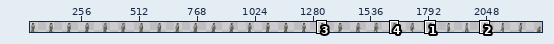
Two versions of one pixel-art file, support/player-table-80-80.aseprite. Above: a wide view before the commit, with the close-up outlined.
Close-up. Old version:
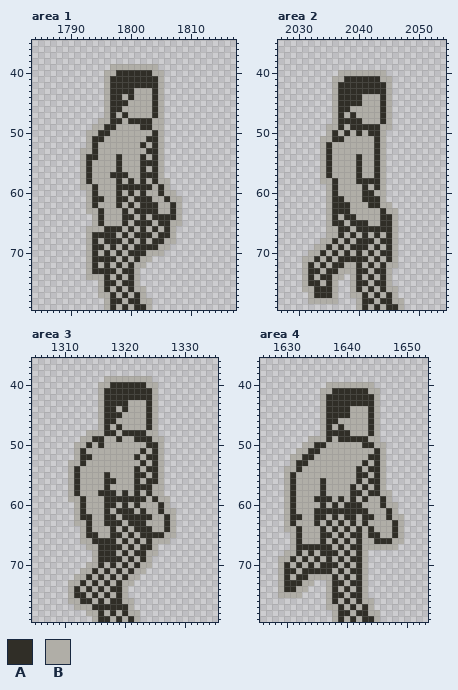
2320x80 pixels, 1 frame. Shown: area 1: x 1784..1817, y 35..79; area 2: x 2027..2054, y 35..79; area 3: x 1305..1335, y 36..79; area 4: x 1626..1653, y 36..79. The wide view leaves out empty margins. The commit also changed other parts of the picture, which this record leaves out.
Palette (. is transparent): A #302e27  B #b0aea7
Pixels before, area 1, first column x 1792:
39 .....BBBBBBBB....
40 ....BBAAAAAABB...
41 ....BAAAAAAAAB...
42 ....BAAAAAAAAB...
43 ....BAAAABBBAB...
44 ....BAABABBBAB...
45 ....BAAABBBBAB...
46 ....BAABBBBBAB...
47 ....BABABBBBAB...
48 ...BBAABAAAABB...
49 ..BBAABBBBAABB...
50 .BBAABBBBBBBAB...
51 .BAABBBBBBBAAB...
52 .BABBBBBBBABAB...
53 BBABBBBBBBBAAB...
54 BAABBBABBBABAB...
55 BABBBBABBBAAAB...
56 BABBBBABBBABAB...
57 BABBBAAABBAAAB...
58 BABBBBABABABABB..
59 BBABBBAAAAAABAB..
60 .BABBBABABABBABB.
61 .BAABBAABAAABBABB
62 .BABBBABABAAABBAB
63 .BBABBBABAAAABBAB
64 ..BABBBAABABAAAAB
65 ..BABBBABAAABAABB
66 .BBBAAABABABABAB.
67 .BAAAABABAAABAAB.
68 .BABAAABABABAABB.
69 .BAABABABAAAABB..
70 .BABABABAAABBB...
71 .BAAAABABABB.....
72 .BABABABABB......
73 .BAAAABAAB.......
74 .BBBABABAB.......
75 ...BAABAAB.......
76 ...BABABABB......
77 ...BBABABAB......
78 ....BAABAABB.....
79 ....BABABAAB.....
Pixels before, area 2, first column x 2031:
40 ......BBBBBBBB...
41 .....BBAAAAAABB..
42 .....BAAAAAAAAB..
43 .....BAAAAAAAAB..
44 .....BAAAABBBAB..
45 .....BAAAABBBAB..
46 .....BAABBBBBAB..
47 .....BABABBBBAB..
48 .....BAAAABBBAB..
49 ....BBABAAAAABB..
50 ....BABABABAAB...
51 ...BBAABBBBBAB...
52 ...BABBBBBBBAB...
53 ...BABBBBBBBAB...
54 ...BABBBBABBAB...
55 ...BABBBBABBAB...
56 ...BABBBBABBAB...
57 ...BABBBBABBAB...
58 ...BBABBBAAAAB...
59 ....BABBBBABAB...
60 ....BABBBBAABB...
61 ....BAABBBAAAB...
62 ....BAAABBBAABB..
63 ....BAAABBBBBABB.
64 ....BABAABBBBAAB.
65 ....BAABAAABBAAB.
66 ....BBAABAAAAAAB.
67 ....BBABABABABAB.
68 ...BBABABAAABAAB.
69 ..BBABABAAABABAB.
70 .BBABABABABABAAB.
71 BBABABAAAAABABAB.
72 BABABAABBABABABB.
73 BAABAABBBAABAAB..
74 BABAABB.BABABAB..
75 BAABAB..BAABAAB..
76 BBAAAB..BABABABB.
77 .BAAAB..BBABABAB.
78 .BBBBB...BAABAABB
79 .........BABABAAB
Pixels before, area 3, first column x 1311:
39 ......BBBBBBBB....
40 .....BBAAAAAABB...
41 .....BAAAAAAAAB...
42 .....BAAAAAAAAB...
43 .....BAAAABBBAB...
44 .....BAABABBBAB...
45 .....BAAABBBBAB...
46 .....BAABBBBBAB...
47 .....BABABBBBAB...
48 ...BBBAABAAAABB...
49 ..BBAABBABBAAABB..
50 .BBABABBBBBBBAAB..
51 .BABBBBBBBBBABAB..
52 .BAABBBBBBBABAAB..
53 BBABBBBBBBBBABAB..
54 BABBBBBBBBBABAAB..
55 BABBBBABBBBAABAB..
56 BABBBBAABBBABAAB..
57 BABBBBABBBBAAABB..
58 BABBBAAABABABABB..
59 BBABBBAAAAAAABABB.
60 .BABBBAABABABBBAB.
61 .BABBBABAAABABBABB
62 .BAABBAABAAAAABBAB
63 .BBABBAAABAAABBBAB
64 ..BABBBABABAAABBAB
65 ..BAABBAABABAAAABB
66 ..BBAAAABABABABBB.
67 ...BBAAAABABAAB...
68 ....BAAABABAABB...
69 ....BAAAABABAB....
70 ...BBABABABABB....
71 ..BBABABABABB.....
72 .BBABABABABB......
73 BBABABABABB.......
74 BABABABAAB........
75 BAABABABAB........
76 BBAABABAABB.......
77 .BBBAAAAAAB.......
78 ...BBABABABB......
79 ....BAABABAB......
Pixels before, area 4, first column x 1629:
40 ........BBBBBBBB.....
41 .......BBAAAAAABB....
42 .......BAAAAAAAAB....
43 .......BAAAAAAAAB....
44 .......BAAAABBBAB....
45 .......BAAAABBBAB....
46 .......BAABBBBBAB....
47 .......BABABBBBAB....
48 .......BAAAABBBAB....
49 .....BBBABAAAAABB....
50 ....BBAABBBBBBAABB...
51 ...BBAABBBBBBBBBAB...
52 ..BBAABBBBBBBBBAAB...
53 ..BAABBBBBBBBBABAB...
54 .BBABBBBBBBBBABAAB...
55 .BABBBBBBBBBBAABAB...
56 .BABBBBABBBBBABAAB...
57 .BABBBBABBBBABABAB...
58 .BABBBBABBBBAABAABB..
59 .BABBBAAABABABABBAB..
60 .BABBBBABABAAABBBABB.
61 .BABBBAAAAAAAAABBBAB.
62 .BAABBAABABAABAABBABB
63 .BABBBABABABABABBBBAB
64 .BBABBBABABABABABBBAB
65 ..BABBBAABABAABAABBAB
66 ..BABBBABABABABBAAABB
67 ..BAAAAAABABAABBBBBB.
68 .BBABABAAABABAB......
69 BBABABABABABAAB......
70 BABABABAAABABAB......
71 BAABAAAAABABAAB......
72 BABAABBBBABABAB......
73 BAAABB..BAABAAB......
74 BAABB...BABABAB......
75 BBBB....BAABAAB......
76 ........BABABABB.....
77 ........BBABABAB.....
78 .........BAABAABB....
79 .........BABABAAB....
After the commit:
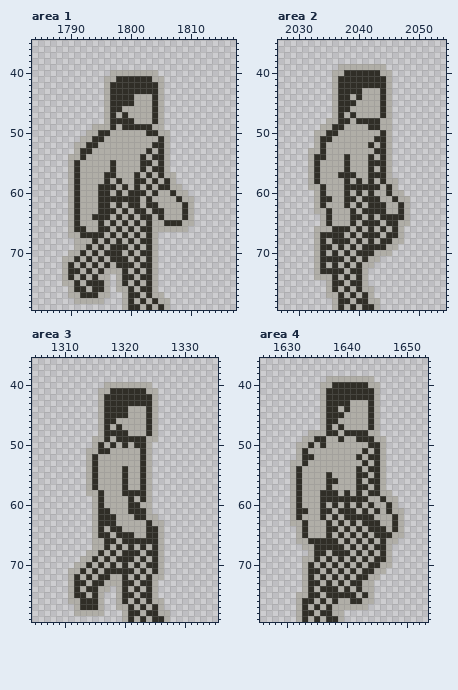
Change:
Changed rows in their new state; - is an unchanged pixel.
Area 1:
first column x 1789:
39 --------........------
40 -------.-BBBBBB-.-----
41 --------B------B------
43 ------------AAA-------
44 ----------A-----------
45 -----------A----------
48 ------.---A-BBBA------
49 -------B--AAA---------
50 --------------A--B----
51 ---B----------BBAB----
52 --BBA--------B--AB----
53 --BAAB---------BAB----
54 -BBABB---B------AB----
55 -BA-B---AB-----BAB----
56 -BA-B---AB------AB----
57 -BA-B--A-BB-AB-BABB---
58 -BA-B--A---BA----AB---
59 -BA--BAAAB-B-B---ABB--
60 -BAB-BAA----A--AB-ABB-
61 -BAB-B-AA--A-B---B-ABB
62 -BAB-BAA----AB----B-AB
63 -BAB---AA-----B-A-B-AB
64 -BABBA-A-AB---AB-BB-AB
65 -BABB---A----B--B-AABB
66 -BAA--A-B-----AB-B-BB-
67 -BBAA--B-----B--...---
68 --BB----B-----AB...---
69 --BBAB---A---B-B..----
70 -BBA----A---B-A-.-----
71 BBABAB-B-A----AB------
72 BABA------A--AAB------
73 BAABAB-BB--BABAB------
74 BABA-A-B.BA--AAB------
75 BBABAAAB.--BABAB------
76 -BAABAAB.B---AAB------
77 -BBAAA--..BA--ABB-----
78 --BBBBB...--BA-ABB----
79 -------...BA-BABAB----
Area 2:
first column x 2031:
39 ------BBBBBBBB----
40 -----B-AAAAAA-B---
41 ------A------A----
43 ----------BBB-----
44 --------B---------
45 ---------B--------
48 ----B---B-AAAB----
49 ---B-A--BBB-------
50 --BBA--B-B-BBAB---
51 --BAABB------AB---
52 --BAB------ABAB---
53 -BBAB--------AB---
54 -BAAB--A-B-ABAB---
55 -BA-B--A-B-A-AB---
56 -BA-B--A-B-ABAB---
57 -BA-B-AAAB-A-AB---
58 -BA--B-A--B-BABB--
59 -BBA-B-AAA-A--AB--
60 --BA-B-A-AB---ABB-
61 --BAABBAA-----BABB
62 --BA-BB--A---A-BAB
63 --BBABBBA-AAA---AB
64 ---BAB-B-A-A---AAB
65 ---BABB--B-AAB-ABB
66 --BB-A----B-B-BAB-
67 --BAAA-----A---AB-
68 --BA--A---B-----B-
69 ---A-----B-A-AB---
70 -.--------A--BB.--
71 ..BA-A-B-B--B...--
72 ..----BA---B....--
73 ..BA--A-A-B....---
74 ..-BBA-A---....---
75 ....BAABA-B....---
76 ....BABA---B....--
77 -...B-ABA---....--
78 -....-AABA-B-....-
79 -----BABA--AB....-
Area 3:
first column x 1311:
39 ------........----
40 -----.-BBBBBB-.---
41 ------B------B----
43 ----------AAA-----
44 --------A---------
45 ---------A--------
48 ---..---A-BBBA----
49 --..BBA--AA--B-.--
50 -...---A-A-AAB..--
51 -..--AA-------..--
52 -..BA------BAB..--
53 ...-A---------..--
54 ...-A----A-BAB..--
55 ...-A-B--A-B--..--
56 ...-A-BB-A-BAB..--
57 ...-A-B--A-B-B..--
58 ...---BB--A-AB..--
59 ....-ABBBB-B--...-
60 -...-ABB-BA---...-
61 -...-A--BB-A--....
62 -...-A---BB--B-...
63 -...-A--B-BBBA--..
64 --..-A--AB-BB-A-..
65 --..BAAB-A--B--B..
66 --..BB----A-A-A-.-
67 ---.-B-B-----BAB--
68 ---B--B---A-BAAB--
69 --BBAB-B-A----AB--
70 -BBA---------AAB--
71 BBA----A-A--ABAB--
72 BA----AB---ABABB--
73 -A---AB-BAABAAB---
74 ----AB-.BABABAB---
75 ------..BAABAAB---
76 ----AB..BA-ABABB--
77 --AA-B..BBABABAB--
78 -BB--B...BAABAABB-
79 ----.....---ABAAB-
Area 4:
first column x 1629:
39 --------BBBBBBBB-----
40 -------B-AAAAAA-B----
41 --------A------A-----
43 ------------BBB------
44 ----------B----------
45 -----------B---------
48 -----BB---B-AAAB-----
49 ----B-AAB--BB--A-B---
50 ---B-AB-------B-A----
51 ----ABB-------A------
52 --.----------A-------
53 ---B-----------------
54 -.-------------------
55 -.BA----A------------
56 -.BA---BAA-----------
57 -.BA---BA---BA-------
58 -.BA----AA-AB--------
59 -.BA--B--A-A-A-----B-
60 -.BA--------B--A-BA--
61 -.BAA-B--B---B--A---B
62 -.B---B------A----BA-
63 -.B-A-B--------AA----
64 -..BA--BA-------AA---
65 --.BA--B-----BAB-AAB-
66 --.B-AA-A------AB-B-.
67 --..BB---A---BA-AA-.-
68 -....BA-B-A----ABAB--
69 ....B--------BABAAB--
70 ....----B------AABB--
71 ....B--B-----BAABB---
72 ....BA-A------ABB----
73 ....-AABAB-----B-----
74 ....-ABAA------B-----
75 ...-BAABA--A-BAB-----
76 ---BAABA---BA--------
77 ---BABABA-B-B-B.-----
78 ---BAABAA-B......----
79 ---BABABAAB......----
Boxes around the changes in both close-ups, in picture pixels (x1, y1, x2, y2):
changed: (62, 64, 194, 310)
changed: (302, 64, 410, 310)
changed: (68, 376, 176, 622)
changed: (278, 376, 404, 622)
